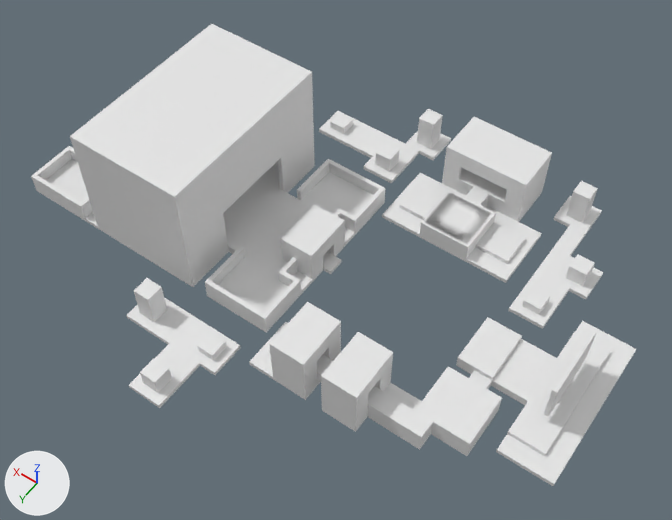
One commit to the FBX model AudioLinkUnityProject/Assets/AudioLinkSandbox/Models/Ground.fbx: the scene before it, then after it.
Before and after are seen from a 50 mm camera at (-55.9, 100.7, 160.3) aimed at (14.2, 2.6, 6.1). The axes (+X, +Y, +Z) are drawn at lower left. The lights are the same throughout. Where no turn or scale is listed for an object, it has been applied to the vertices. Vertices at the same position are counted once.

Objects in the first picture: 'BuildingsMesh', 'Buildings_GallerySignLitMesh', 'Buildings_StageSignLitMesh'.
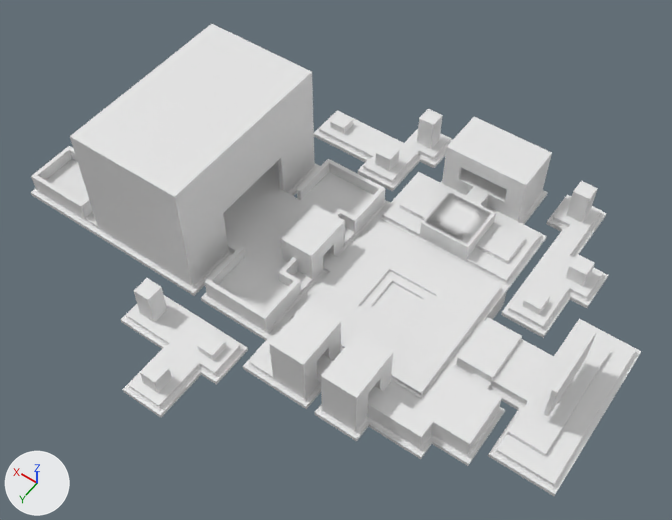
Where the change shows, as pixel boxes (x1, y1, x2, y2) in the pictures (672 x 520 px):
'BuildingsMesh', reshaped
    before: (31, 24, 636, 486)
    after: (31, 24, 641, 496)
'CenterStageMesh', shown
    after: (285, 219, 507, 401)
part 1 of me_mesh_003, built on
    before: (36, 114, 635, 486)
    after: (31, 111, 641, 496)

Diff of the bpy script that builds the scene:
```diff
--- a/AudioLinkUnityProject/Assets/AudioLinkSandbox/Models/Ground.fbx.py
+++ b/AudioLinkUnityProject/Assets/AudioLinkSandbox/Models/Ground.fbx.py
@@ me_mesh_003 @@
 # used by ob_buildingsmesh; location = (0.0, 0.0, 0.0)
-me_mesh_003.from_pydata(...)  # 1827 vertices, 3600 faces; spans x -46.0..86.0, y -48.0..48.0, z -1.0..28.0
+me_mesh_003.from_pydata(...)  # 3021 vertices, 6002 faces; spans x -47.0..87.0, y -49.0..49.0, z -2.3..28.0
+# me_mesh_003 part 1: 299 vertices moved from x -46.0..86.0, y -48.0..48.0, z -1.0 to x -47.0..87.0, y -48.0..48.0, z -2.0..0.0; 295 vertices removed from x -46.0..86.0, y -48.0..48.0, z -1.0..1.0; 1489 vertices added at x -47.0..87.0, y -49.0..49.0, z -2.3..1.1
@@ ob_centerstagemesh @@
 ob_centerstagemesh.location = (0.0, 0.0, 0.0)
-ob_centerstagemesh.hide_viewport = True
```
